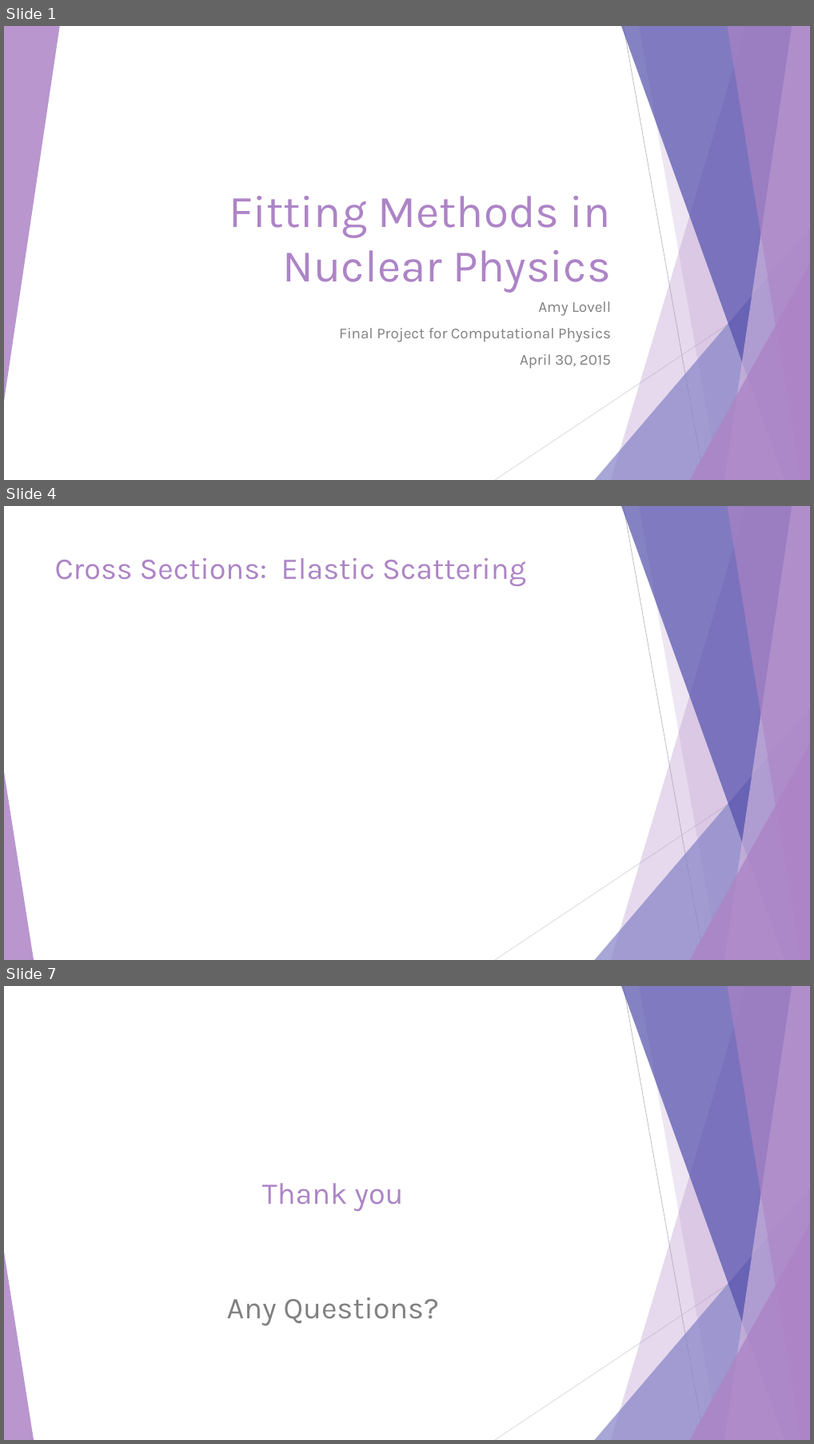
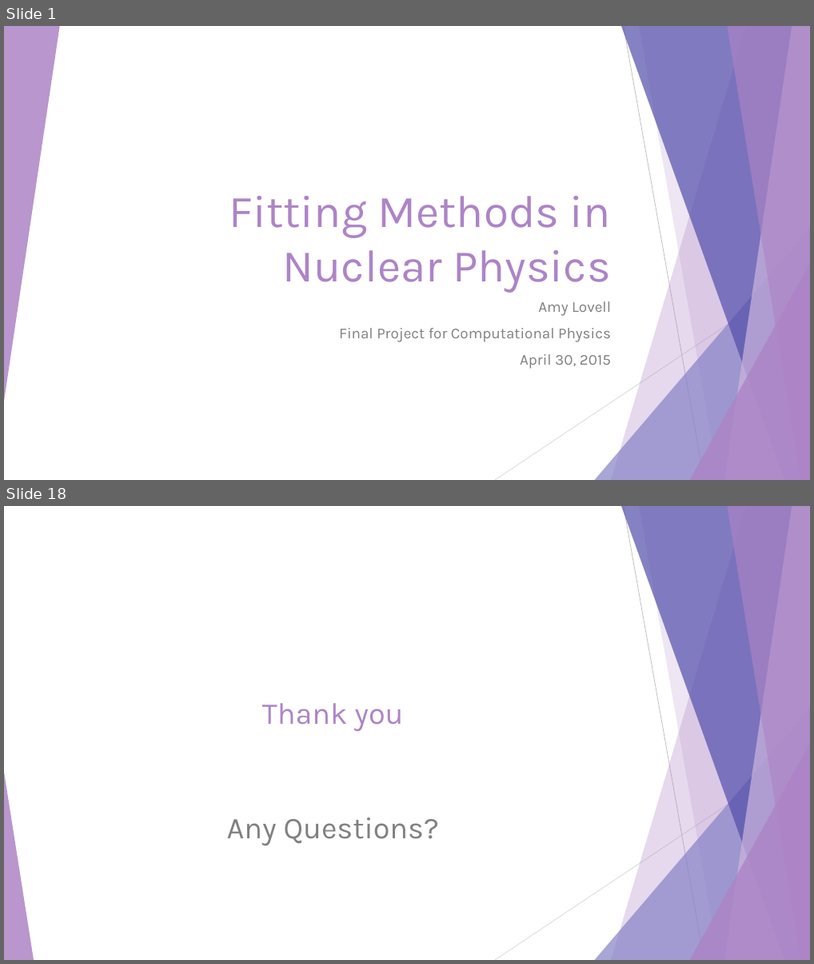
Before and after one commit to alovell/Minimization, a slide deck: Fitting Methods.pptx. Shown one above the other, each under a label of ours: slides 1, 4 and 7 before the commit, slides 1 and 18 after it; the slides between them are not shown. The pictures are 814x1444 and 814x964 pixels, drawn with LibreOffice and Linux fonts; fonts in the diff are those of the drawing. Boxes give left, top, right and bottom in pixels: in the first picture for what was removed or moved away, otherwise in the second. Text is boxed around its words. In the diff, an @@ line names an element or a change of style, - is before the commit and + after.

```diff
--- a/Fitting Methods.pptx
+++ b/Fitting Methods.pptx
@@ slide 4 removed at (4, 506, 810, 960), background #FFFFFF; not listed: 10 template elements that a slide beside it also shows @@
@@ title removed at (55, 558, 526, 586) @@
-Cross Sections: Elastic Scattering
@@ what was slide 7 is now slide 18 @@
```
Also in this commit, not shown: 1 slide changed, 15 slides added, 3 other slides removed.
